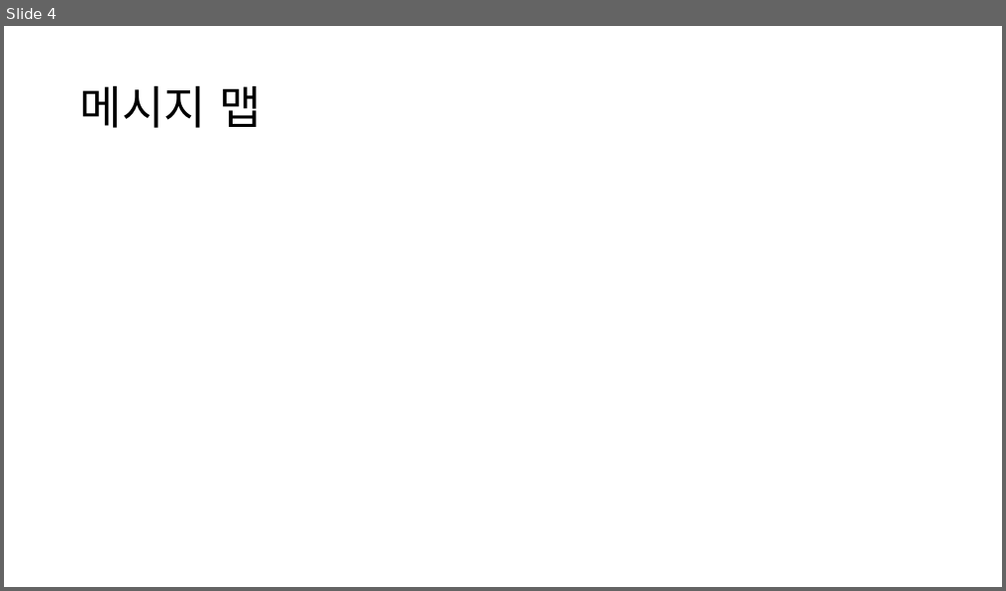
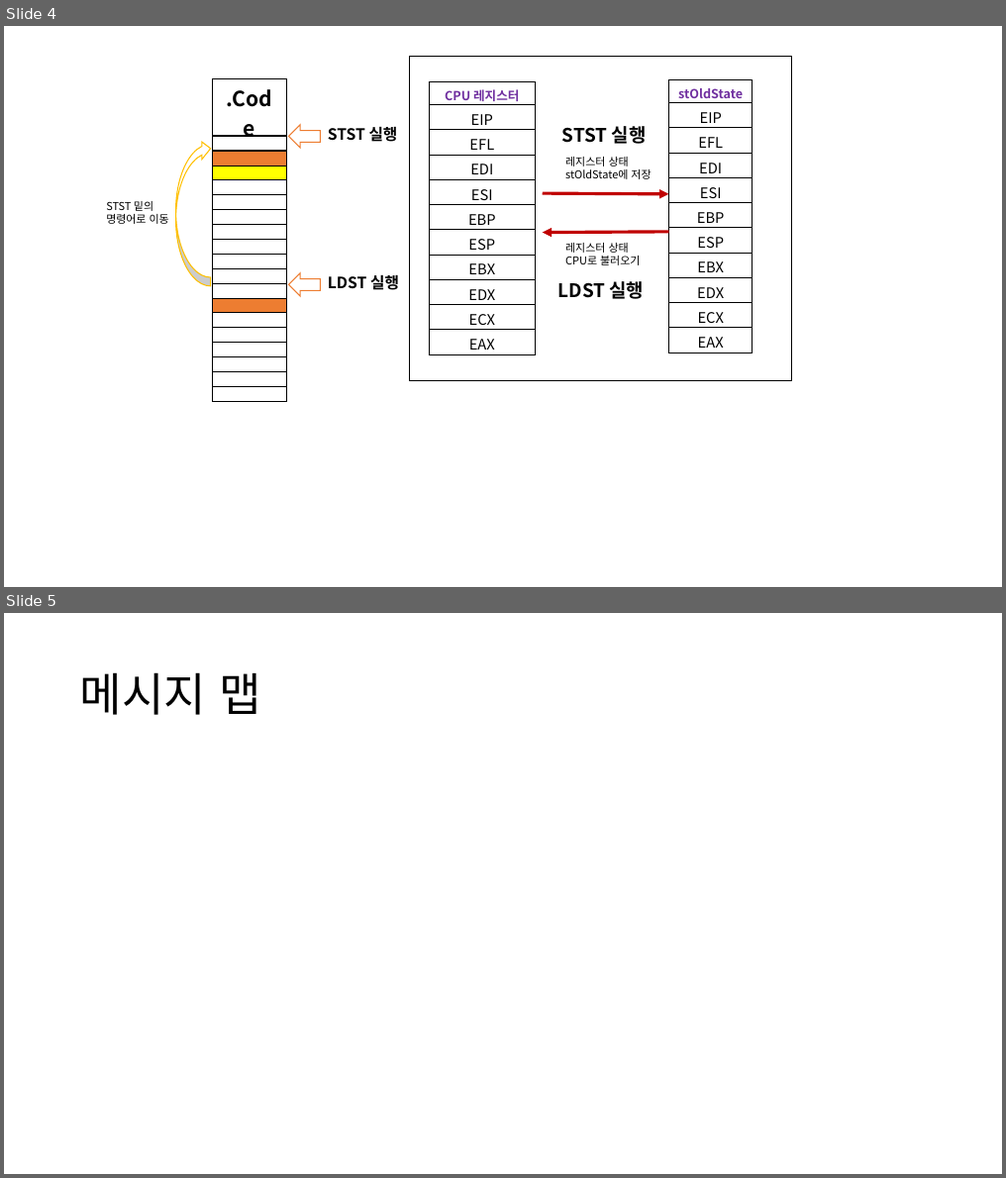
Before and after one commit to NSJ-student/context-switching, a slide deck: document/context switching.pptx. Shown one above the other, each under a label of ours: slide 4 before the commit, slides 4 and 5 after it. The pictures are 1006x591 and 1006x1178 pixels, drawn with LibreOffice and Linux fonts; fonts in the diff are those of the drawing. Boxes give left, top, right and bottom in pixels: in the first picture for what was removed or moved away, otherwise in the second. Text is boxed around its words. In the diff, an @@ line names an element or a change of style, - is before the commit and + after.

```diff
--- a/document/context switching.pptx
+++ b/document/context switching.pptx
@@ slide 4 added at bbox=[4, 26, 1002, 587], background #FFFFFF @@
@@ table added at bbox=[213, 78, 286, 379], 19 rows, 1 columns @@
+.Code
+
+
+
+
+
+
+
+
+
+
+
+
+
+
+
+
+
+
@@ rectangle added at bbox=[410, 57, 792, 381], fill #FFFFFF, outline #000000 1 pt @@
@@ table added at bbox=[430, 82, 536, 354], 11 rows, 1 columns @@
+CPU 레지스터
+EIP
+EFL
+EDI
+ESI
+EBP
+ESP
+EBX
+EDX
+ECX
+EAX
@@ table added at bbox=[669, 80, 752, 353], 11 rows, 1 columns @@
+stOldState
+EIP
+EFL
+EDI
+ESI
+EBP
+ESP
+EBX
+EDX
+ECX
+EAX
@@ curved left arrow added at bbox=[176, 140, 211, 286], fill #FFFFFF, outline #FFC000 1 pt @@
@@ left arrow added at bbox=[288, 125, 320, 148], fill #FFFFFF, outline #ED7D31 1 pt @@
@@ text added at bbox=[328, 127, 398, 142], 15 pt, text #000000, bold @@
+STST 실행
@@ text added at bbox=[562, 126, 647, 144], 18 pt, text #000000, bold @@
+STST 실행
@@ text added at bbox=[565, 157, 650, 179], 10.5 pt, text #000000 @@
+레지스터 상태
+stOldState에 저장
@@ text added at bbox=[106, 201, 169, 224], 10.5 pt, text #000000 @@
+STST 밑의
+명령어로 이동
@@ arrow added from (543, 193) to (668, 194), #C00000 3 pt @@
@@ arrow added from (668, 232) to (543, 233), #C00000 3 pt @@
@@ text added at bbox=[565, 243, 640, 266], 10.5 pt, text #000000 @@
+레지스터 상태
+CPU로 불러오기
@@ left arrow added at bbox=[288, 274, 320, 296], fill #FFFFFF, outline #ED7D31 1 pt @@
@@ text added at bbox=[328, 275, 399, 290], 15 pt, text #000000, bold @@
+LDST 실행
@@ text added at bbox=[558, 281, 645, 299], 18 pt, text #000000, bold @@
+LDST 실행
@@ what was slide 4 is now slide 5 @@
```
Also in this commit, not shown: 2 slides changed, 6 other slides added, 2 slides removed, 1 other file.
